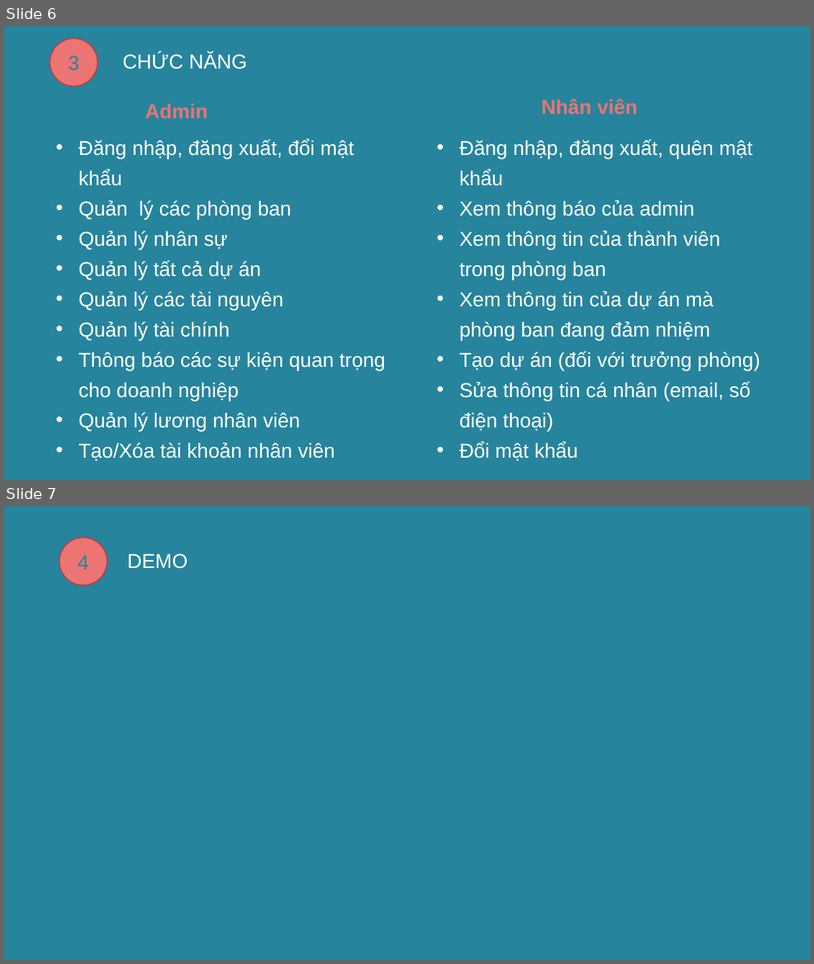
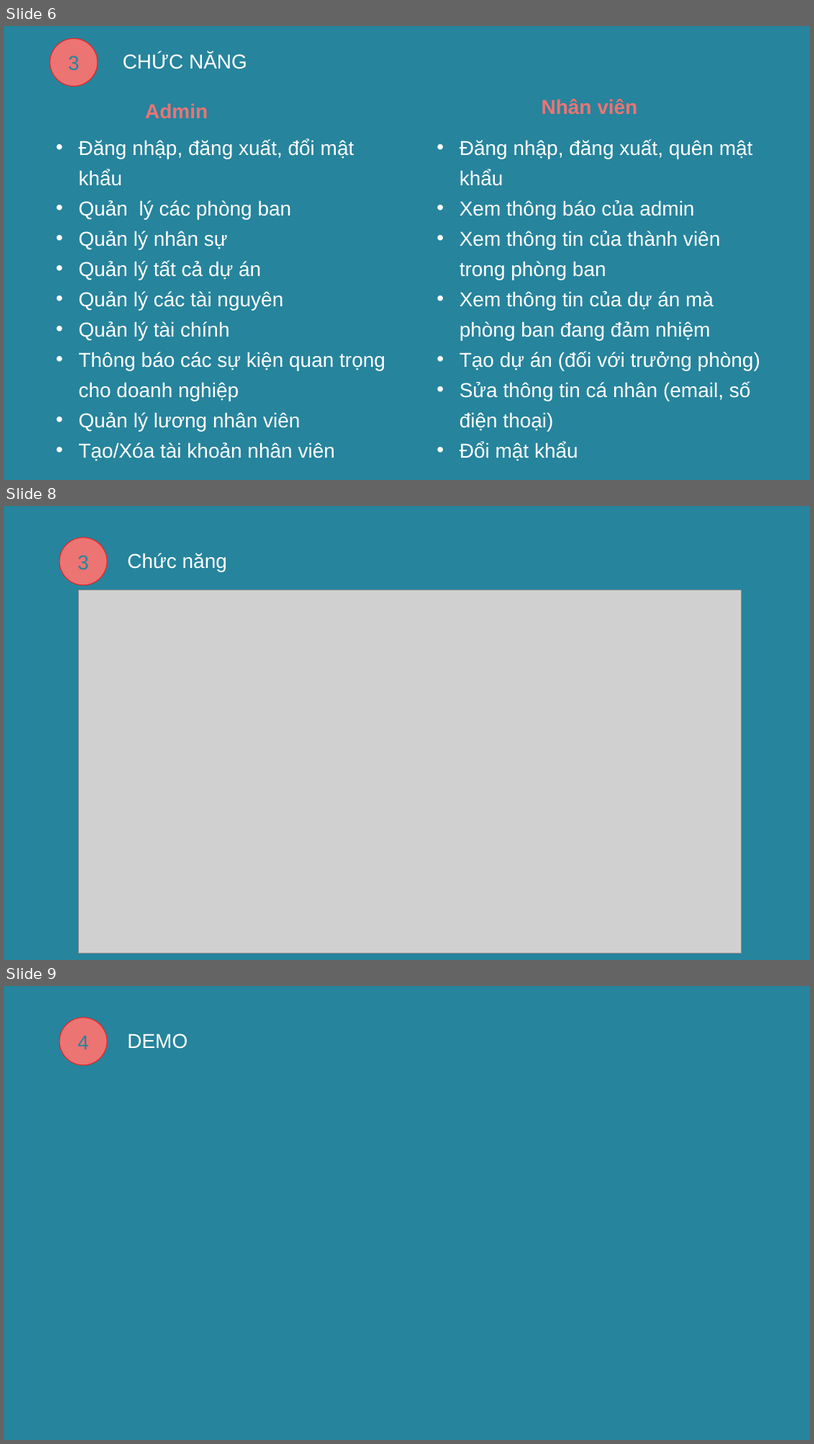
Before and after one commit to Zquan315/NT118-Project-IEM, a slide deck: Presentation_Nhom1.pptx. Shown one above the other, each under a label of ours: slides 6 and 7 before the commit, slides 6, 8 and 9 after it; the slides between them are not shown. The pictures are 814x964 and 814x1444 pixels, drawn with LibreOffice and Linux fonts; fonts in the diff are those of the drawing; grey boxes stand for pictures. Boxes give left, top, right and bottom in pixels: in the first picture for what was removed or moved away, otherwise in the second. Text is boxed around its words. In the diff, an @@ line names an element or a change of style, - is before the commit and + after.

```diff
--- a/Presentation_Nhom1.pptx
+++ b/Presentation_Nhom1.pptx
@@ slide 8 added at (4, 506, 810, 960), background #26849D @@
@@ ellipse added at (59, 538, 108, 585), fill #EC7473, outline #E22726 1 pt, 24 pt, text #26849D @@
+3
@@ text added at (127, 553, 227, 572), 24 pt, text #FFFFFF @@
+Chức năng
@@ picture added at (78, 590, 741, 953) @@
@@ what was slide 7 is now slide 9 @@
```
Also in this commit, not shown: 1 other slide added, 1 other file.
